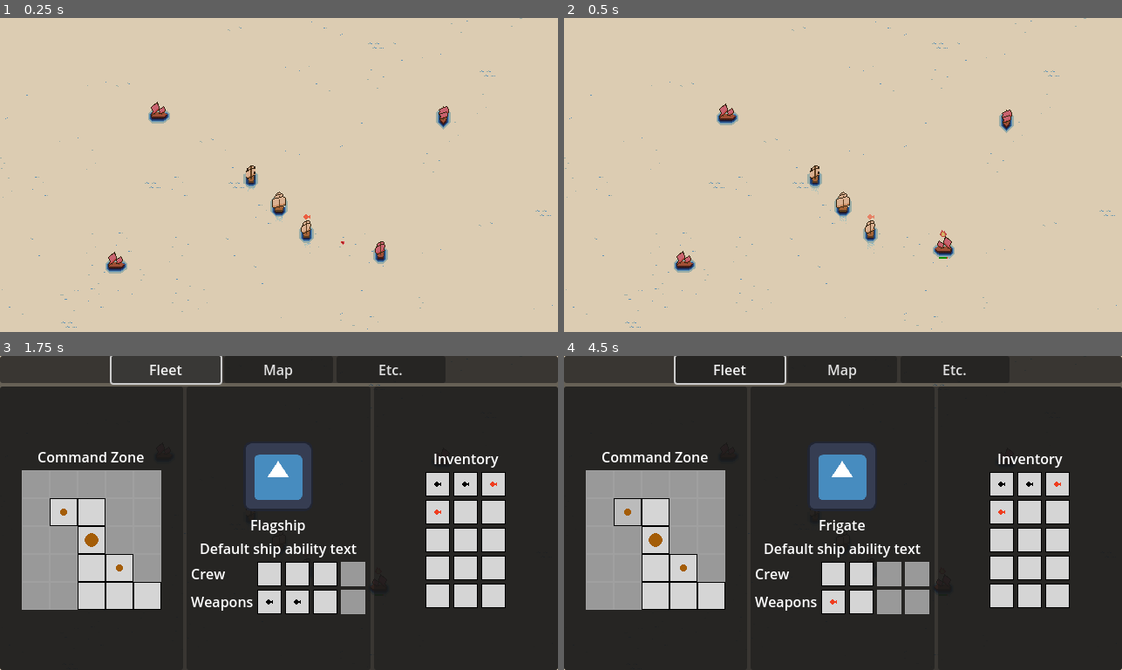
Above: before the commit, frames 1-4 (two rows, left to right).
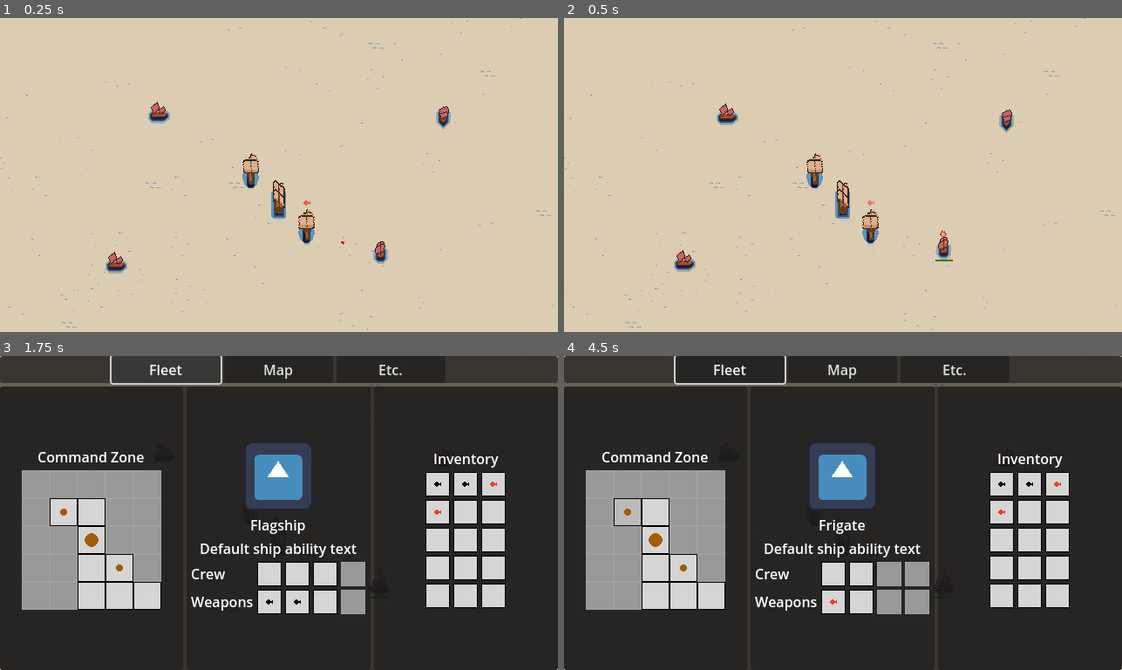
Above: after the commit, the same moments.

Repository: TDQ2/project-armada
Game: Godot game, scene res://scenes/world/world.tscn
Two runs of this game, one before a commit and one after it. Both use one fixed random seed, a clock stepped at 60 frames per second and the inputs below. The engine's default icon, where the game draws it, is replaced by a stand-in: a white triangle on a blue panel in a dark square.
Inputs (mouse positions are in pixels of both pictures, inside the frame that each line leads up to):
- Up to frame 1 (0.25 s): no input
- Up to frame 2 (0.5 s): no input
- Up to frame 3 (1.75 s): move the mouse to (401, 497) at 0.52 s; hold F (fleet) 0.53-1.25 s; click "Fleet" at 1.25 s
- Up to frame 4 (4.5 s): click "Map" at 2 s; click "Etc." at 2.75 s; click "Fleet" at 3.5 s; click (625, 513) at 4.25 s

The runs differ from the first frame. In frame 1, 0.7% of the frame differs, in the area x 43-57%, y 43-72%; in frame 2, 1.0%, in the area x 19-70%, y 43-82%; in frame 3, less than 0.1%; in frame 4, less than 0.1%.

Commit message:
Initial sprite stacking

Diff:
--- a/scenes/components/health_bar_component.tscn
+++ b/scenes/components/health_bar_component.tscn
@@ -14,7 +14,7 @@
 script = ExtResource("1_pk0ki")
 
 [node name="ProgressBar" type="ProgressBar" parent="."]
-custom_minimum_size = Vector2(10, 0)
+custom_minimum_size = Vector2(20, 0)
 offset_right = 10.0
 offset_bottom = 2.0
 theme_override_styles/background = SubResource("StyleBoxFlat_m34ix")
--- a/scenes/enemies/children/basic_pirate_ship.tscn
+++ b/scenes/enemies/children/basic_pirate_ship.tscn
@@ -21,7 +21,7 @@
 shape = SubResource("CircleShape2D_6lnsl")
 
 [node name="HealthBarComponent" parent="." index="3"]
-position = Vector2(-5, 11)
+position = Vector2(-10, 14)
 
 [node name="CollisionShape2D" parent="DetectionComponent" index="0"]
 shape = SubResource("CircleShape2D_1eqf6")
--- a/scenes/player_ships/base/ship_base.tscn
+++ b/scenes/player_ships/base/ship_base.tscn
@@ -2,18 +2,18 @@
 
 [ext_resource type="Script" uid="uid://cwsy14iwejb87" path="res://scripts/player/ship_base.gd" id="1_8wcck"]
 [ext_resource type="PackedScene" uid="uid://bkrxiim66o7on" path="res://scenes/components/weapons_component.tscn" id="2_3xxhp"]
-[ext_resource type="PackedScene" uid="uid://c02uefy2f436n" path="res://scenes/components/actor_animation_component.tscn" id="3_13ouu"]
 [ext_resource type="PackedScene" uid="uid://c8q4gn3yxq5gk" path="res://scenes/components/hurtbox_component.tscn" id="4_71uka"]
 [ext_resource type="PackedScene" uid="uid://dg8pictpm7ib6" path="res://scenes/components/health_component.tscn" id="5_hit03"]
 [ext_resource type="PackedScene" uid="uid://336plj13jl4k" path="res://scenes/components/health_bar_component.tscn" id="6_utkv4"]
 [ext_resource type="PackedScene" uid="uid://xgfvwyiij1hk" path="res://scenes/components/weapon_fired_component.tscn" id="7_hit03"]
+[ext_resource type="PackedScene" uid="uid://ddxgo3kbh4lb" path="res://scenes/tech/stacked_sprite.tscn" id="8_utkv4"]
 
 [node name="ShipBase" type="Node2D"]
 script = ExtResource("1_8wcck")
 
+[node name="StackedSprite" parent="." instance=ExtResource("8_utkv4")]
+
 [node name="WeaponsComponent" parent="." instance=ExtResource("2_3xxhp")]
-
-[node name="ActorAnimationComponent" parent="." instance=ExtResource("3_13ouu")]
 
 [node name="HurtboxComponent" parent="." instance=ExtResource("4_71uka")]
 collision_layer = 2
--- a/scenes/player_ships/children/flagship_1.tscn
+++ b/scenes/player_ships/children/flagship_1.tscn
@@ -1,28 +1,32 @@
 [gd_scene load_steps=5 format=3 uid="uid://5v3pdblxsvi2"]
 
 [ext_resource type="PackedScene" uid="uid://dwdc5ep3iatxj" path="res://scenes/player_ships/base/ship_base.tscn" id="1_xh2ak"]
-[ext_resource type="Texture2D" uid="uid://chg2t2yuw00qp" path="res://textures/player_ships/flagship_1.png" id="3_ek71v"]
+[ext_resource type="Texture2D" uid="uid://5grp7rna6beh" path="res://textures/player_ships/flagship_0_idle_0_stack.png" id="2_1b0bn"]
 [ext_resource type="PackedScene" uid="uid://dv12kaisiygdn" path="res://scenes/visual_effects/small_ship_trail_particles.tscn" id="6_ek71v"]
 
 [sub_resource type="CircleShape2D" id="CircleShape2D_s1r70"]
-radius = 12.0
+radius = 17.029387
 
 [node name="Flagship1" instance=ExtResource("1_xh2ak")]
 
-[node name="Sprite2D" parent="ActorAnimationComponent" index="0"]
-texture = ExtResource("3_ek71v")
+[node name="StackedSprite" parent="." index="0"]
+texture = ExtResource("2_1b0bn")
+rotate_sprites = true
+
+[node name="HurtboxComponent" parent="." index="2"]
+position = Vector2(0, -7)
 
 [node name="CollisionShape2D" type="CollisionShape2D" parent="HurtboxComponent" index="0"]
+position = Vector2(0, -2)
 shape = SubResource("CircleShape2D_s1r70")
 
 [node name="HealthBarComponent" parent="." index="4"]
-position = Vector2(-5, 13)
+position = Vector2(-10, 18)
 
 [node name="SmallShipTrailParticles" parent="." index="5" instance=ExtResource("6_ek71v")]
 position = Vector2(0, 14)
 
 [node name="WeaponFiredComponent" parent="." index="6"]
-position = Vector2(0, -21)
+position = Vector2(0, -29)
 
-[editable path="ActorAnimationComponent"]
 [editable path="HurtboxComponent"]
--- a/scenes/player_ships/children/frigate.tscn
+++ b/scenes/player_ships/children/frigate.tscn
@@ -1,16 +1,17 @@
 [gd_scene load_steps=5 format=3 uid="uid://brpd35rgylrf0"]
 
 [ext_resource type="PackedScene" uid="uid://dwdc5ep3iatxj" path="res://scenes/player_ships/base/ship_base.tscn" id="1_th87o"]
+[ext_resource type="Texture2D" uid="uid://c8r2vs4che74h" path="res://textures/player_ships/frigate_0_idle_0_stack.png" id="2_g16ln"]
 [ext_resource type="PackedScene" uid="uid://dv12kaisiygdn" path="res://scenes/visual_effects/small_ship_trail_particles.tscn" id="2_ys70g"]
-[ext_resource type="Texture2D" uid="uid://dsvbsmalpp113" path="res://textures/player_ships/frigate_1.png" id="7_mvpm5"]
 
 [sub_resource type="CircleShape2D" id="CircleShape2D_m613j"]
 radius = 8.0
 
 [node name="Frigate" instance=ExtResource("1_th87o")]
 
-[node name="Sprite2D" parent="ActorAnimationComponent" index="0"]
-texture = ExtResource("7_mvpm5")
+[node name="StackedSprite" parent="." index="0"]
+texture = ExtResource("2_g16ln")
+vframes = 22
 
 [node name="SmallShipTrailParticles" parent="." index="2" instance=ExtResource("2_ys70g")]
 position = Vector2(0, 12)
@@ -19,10 +20,9 @@
 shape = SubResource("CircleShape2D_m613j")
 
 [node name="HealthBarComponent" parent="." index="5"]
-position = Vector2(-5, 11)
+position = Vector2(-10, 15)
 
 [node name="WeaponFiredComponent" parent="." index="6"]
-position = Vector2(0, -16)
+position = Vector2(0, -32)
 
-[editable path="ActorAnimationComponent"]
 [editable path="HurtboxComponent"]
--- /dev/null
+++ b/scenes/tech/stacked_sprite.tscn
@@ -0,0 +1,9 @@
+[gd_scene load_steps=2 format=3 uid="uid://ddxgo3kbh4lb"]
+
+[ext_resource type="Script" uid="uid://bn0dk6agone8j" path="res://scripts/stacked_sprite.gd" id="2_0j5gq"]
+
+[node name="StackedSprite" type="Sprite2D"]
+self_modulate = Color(1, 1, 1, 0)
+vframes = 20
+script = ExtResource("2_0j5gq")
+show_sprites = true
--- a/scripts/player/ship_base.gd
+++ b/scripts/player/ship_base.gd
@@ -3,17 +3,20 @@
 
 var ship_data: ShipData
 @onready var weapons_component: WeaponsComponent = $WeaponsComponent
-@onready var actor_animation_component: ActorAnimationComponent = $ActorAnimationComponent
+#@onready var actor_animation_component: ActorAnimationComponent = $ActorAnimationComponent
 @onready var health_component: HealthComponent = $HealthComponent
 @onready var hurtbox: HurtboxComponent = $HurtboxComponent
 @onready var weapon_fired_component: WeaponFiredComponent = $WeaponFiredComponent
+@onready var stacked_sprite: StackedSprite = $StackedSprite
 
 func _ready() -> void:
 	hurtbox.was_hit.connect(_handle_was_hit)
 	weapons_component.weapon_fired.connect(_handle_weapon_fired)
 
 func setup(direction_provider: Node2D) -> void:
-	actor_animation_component.direction_provider = direction_provider
+	#actor_animation_component.direction_provider = direction_provider
+	stacked_sprite.direction_provider = direction_provider
+
 
 func sync() -> void:
 	weapons_component.sync(ship_data.weapon_slots)
--- /dev/null
+++ b/scripts/stacked_sprite.gd
@@ -0,0 +1,62 @@
+@tool
+extends Sprite2D
+class_name StackedSprite
+
+# Used to tool to see in editor. show_sprites needs to be on render in game
+@export var show_sprites: bool = false:
+	set(value):
+		show_sprites = value
+		if value:
+			render_sprites()
+		else:
+			clear_sprites()
+@export var rotate_sprites: bool = false
+
+#Used to determine sprite rotation
+@export var direction_provider: Node
+
+@export var curr_hframe := 0
+
+func _ready() -> void:
+	if show_sprites:
+		render_sprites()
+
+func _process(delta: float) -> void:
+	global_rotation = 0.0
+	if rotate_sprites:
+		rotate_stack(delta)
+	if direction_provider:
+		var direction:Vector2 = direction_provider.direction
+		set_stack_rotation(direction.angle())
+	#change_frame(curr_hframe)
+
+func render_sprites() -> void:
+	clear_sprites()
+	print("rendering")
+	for i in range(vframes):
+		var next_sprite := Sprite2D.new()
+		next_sprite.texture = texture
+		next_sprite.vframes = vframes
+		next_sprite.hframes = hframes
+		next_sprite.frame = i * hframes
+		next_sprite.position.y = -i * 1
+		add_child(next_sprite)
+
+func clear_sprites() -> void:
+	print("clearing")
+	for sprite in get_children():
+		sprite.queue_free()
+
+func rotate_stack(amount: float) -> void:
+	for child: Sprite2D in get_children():
+		child.rotation += amount
+
+func set_stack_rotation(rotation_: float) -> void:
+	for child: Sprite2D in get_children():
+		child.rotation = rotation_
+
+func change_frame(target_frame: int) -> void:
+	print("change frame")
+	for i: int in get_children().size():
+		var child: Sprite2D = get_child(i)
+		child.frame = i * hframes + target_frame
Not shown, added: scripts/stacked_sprite.gd.uid
Binary file added: textures/player_ships/flagship_0_idle_0_stack.png
Not shown, added: textures/player_ships/flagship_0_idle_0_stack.png.import
Binary file added: textures/player_ships/frigate_0_idle_0_stack.png
Not shown, added: textures/player_ships/frigate_0_idle_0_stack.png.import
Binary file added: textures/stack_tests/ship_test_stack.png
Not shown, added: textures/stack_tests/ship_test_stack.png.import
Binary file added: textures/stack_tests/test_square_stack.png
Not shown, added: textures/stack_tests/test_square_stack.png.import
Binary file added: textures/temp_portraits/flagship_temp_portrait.png
Not shown, added: textures/temp_portraits/flagship_temp_portrait.png.import
Binary file added: textures/temp_portraits/frigate_temp_portrait.png
(and 1 more such lines)
